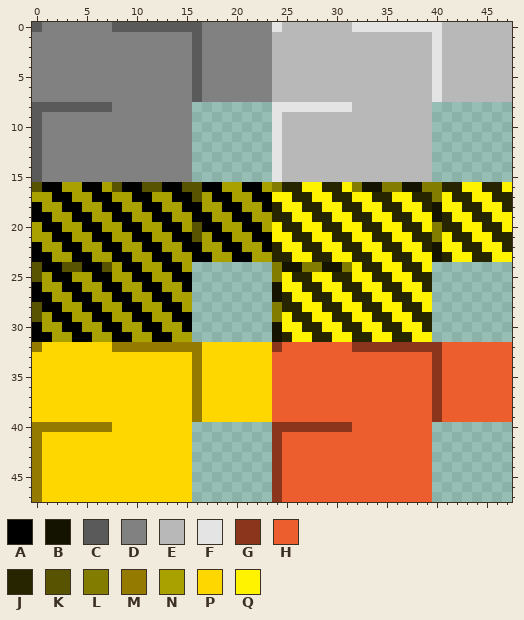
Pixel-art sprite -- textures/tiles.png. The picture above was drawn from the file before the commit.
The file is 48x48 pixels.
Palette (. is transparent): A #000000  B #141300  C #5a5a5a  D #818181  E #b8b8b8  F #e4e4e4  G #8a351c  H #ed5e2f  J #272500  K #575300  L #827c00  M #947b00  N #a9a100  P #ffd700  Q #fff300
The result:
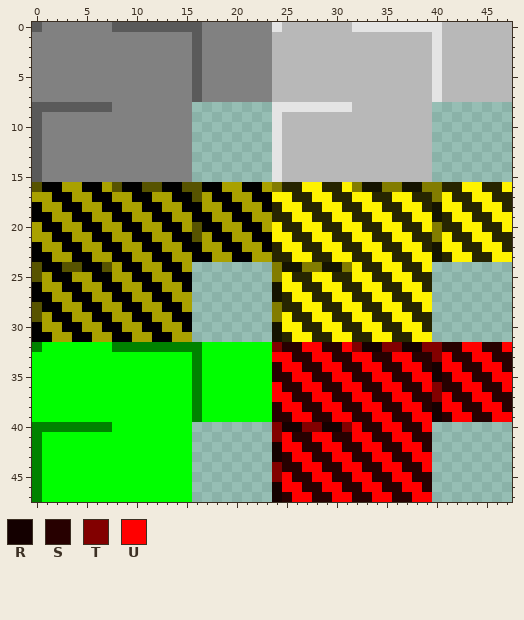
Colours new in this view: R #140000  S #270000  T #820000  U #ff0000
Author's note on the commit: made restarting the level also close the doors
The edit:
@@ palette @@
-M #947b00
+M #008200
-P #ffd700
+P #00ff00
@@ x 22..47 @@
 31 ..BJQQJJQQJJQQJJQQ........
-32 PPGHHHHHHHGGGGGGGGGHHHHHHH
-33 PPHHHHHHHHHHHHHHHHGHHHHHHH
-34 PPHHHHHHHHHHHHHHHHGHHHHHHH
-35 PPHHHHHHHHHHHHHHHHGHHHHHHH
-36 PPHHHHHHHHHHHHHHHHGHHHHHHH
-37 PPHHHHHHHHHHHHHHHHGHHHHHHH
-38 PPHHHHHHHHHHHHHHHHGHHHHHHH
-39 PPHHHHHHHHHHHHHHHHGHHHHHHH
-40 ..GGGGGGGGHHHHHHHH........
-41 ..GHHHHHHHHHHHHHHH........
-42 ..GHHHHHHHHHHHHHHH........
-43 ..GHHHHHHHHHHHHHHH........
-44 ..GHHHHHHHHHHHHHHH........
-45 ..GHHHHHHHHHHHHHHH........
-46 ..GHHHHHHHHHHHHHHH........
-47 ..GHHHHHHHHHHHHHHH........
+32 PPTSSUUSSUTRRTTRRTTSSUUSSU
+33 PPUUSSUUSSUUSSUUSSTUSSUUSS
+34 PPSUUSSUUSSUUSSUUSRUUSSUUS
+35 PPSSUUSSUUSSUUSSUURSUUSSUU
+36 PPUSSUUSSUUSSUUSSUTSSUUSSU
+37 PPUUSSUUSSUUSSUUSSTUSSUUSS
+38 PPSUUSSUUSSUUSSUUSRUUSSUUS
+39 PPSSUUSSUUSSUUSSUURSUUSSUU
+40 ..TRRTTRRTUSSUUSSU........
+41 ..TUSSUUSSUUSSUUSS........
+42 ..RUUSSUUSSUUSSUUS........
+43 ..RSUUSSUUSSUUSSUU........
+44 ..TSSUUSSUUSSUUSSU........
+45 ..TUSSUUSSUUSSUUSS........
+46 ..RUUSSUUSSUUSSUUS........
+47 ..RSUUSSUUSSUUSSUU........
Boxes around the changes in both pictures, in picture pixels (x1, y1, x2, y2):
changed: (32, 342, 512, 502)
